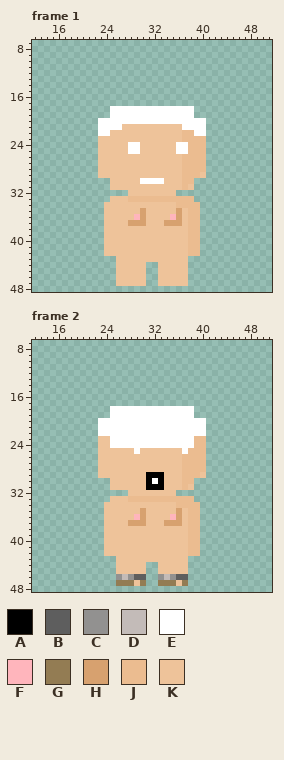
Pixel-art file, stored at GameData/图片素材/character.aseprite. Above is the file before it was changed.
64x64 pixels, 161 frames. Pixels under 10% opacity are left out. Colours within 5 levels of each other are drawn and written as one. Shown: frame 1: x 12..51, y 7..48; frame 2: x 12..51, y 7..48. The commit also changed other frames, which this record leaves out.
Visible layers, top first: "hat_team", "shoes_team", "character_hair", "character_eye", "character_mouth", "character_waman".
Palette (. is transparent): A #000000  B #5e5e5e  C #929190  D #c3bbb8  E #ffffff  F #ffb5bc  G #937c53  H #d7a16f  J #ebbc90  K #eec39a
Pixels before, frame 1, first column x 23:
18 ..EEEEEEEEEEEEEE..
19 ..EEEEEEEEEEEEEE..
20 EEEEEEEEEEEEEEEEEE
21 EEEEKKKKKKKKKKEEEE
22 EEKKKKKKKKKKKKJJEE
23 KKKKKKKKKKKKKKJJJJ
24 KKKKKEEKKKKKKEEJJJ
25 KKKKKEEKKKKKKEEJJJ
26 KKKKKKKKKKKKKKJJJJ
27 KKKKKKKKKKKKKKJJJJ
28 KKKKKKKKKKKKKKJJJJ
29 KKKKKKKKKKKKKKJJJK
30 ..KKKKKEEEEKKKJJ..
31 ..KKKKKKKKKKKKJK..
32 .....KKKKKKKK.....
33 ..KKKJJJJJJJJJJJ..
34 .KKKKKKKKKKKKJJJJ.
35 .KKKKKKHKKKKKHKJJ.
36 .KKKKKFHKKKKFHKJJ.
37 .KKKKHHHKKKHHHKJJ.
38 .KKKKKKKKKKKKKKJJ.
39 .KKKKKKKKKKKKKKJJ.
40 .KKKKKKKKKKKKKKJJ.
41 .KKKKKKKKKKKKKKJJ.
42 .KKKKKKKKKKKKKKJJ.
43 ...KKKKKKKKKKKK...
44 ...KKKKK..KKKKK...
45 ...KKKKK..KKKKK...
46 ...KKKKK..KKKKK...
47 ...KKKKK..KKKKK...
Pixels before, frame 2, first column x 23:
18 ..EEEEEEEEEEEEEE..
19 ..EEEEEEEEEEEEEE..
20 EEEEEEEEEEEEEEEEEE
21 EEEEEEEEEEEEEEEEEE
22 EEEEEEEEEEEEEEEEEE
23 KKEEEEEEEEEEEEEEJJ
24 KKEEEEEEEEEEEEEEJJ
25 KKKKKKEKKKKKKKEJJJ
26 KKKKKKKKKKKKKKJJJJ
27 KKKKKKKKKKKKKKJJJJ
28 KKKKKKKKKKKKKKJJJJ
29 KKKKKKKKAAAKKKJJJK
30 ..KKKKKKAEAKKKJJ..
31 ..KKKKKKAAAKKKJK..
32 .....KKKKKKKK.....
33 ..KKKJJJJJJJJJJJ..
34 .KKKKKKKKKKKKJJJJ.
35 .KKKKKKHKKKKKHKJJ.
36 .KKKKKFHKKKKFHKJJ.
37 .KKKKHHHKKKHHHKJJ.
38 .KKKKKKKKKKKKKKJJ.
39 .KKKKKKKKKKKKKKJJ.
40 .KKKKKKKKKKKKKKJJ.
41 .KKKKKKKKKKKKKKJJ.
42 .KKKKKKKKKKKKKKJJ.
43 ...KKKKKKKKKKKK...
44 ...KKKKK..KKKKK...
45 ...KKKKK..KKKKK...
46 ...CDCBB..CDCBB...
47 ...GGGKG..GGGKG...
After the commit:
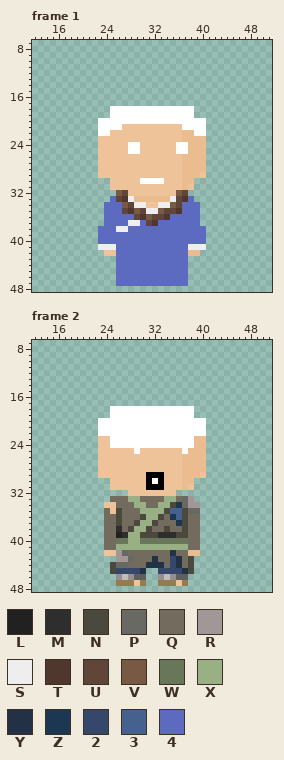
Colours new in this view: L #212121  M #2e2e2e  N #4b493d  P #686963  Q #736b5d  R #a19796  S #eeeeee  T #50372d  U #60453a  V #785944  W #68775a  X #99b084  Y #233146  Z #1c3752  2 #35476b  3 #45628e  4 #5c6bc0
Difference:
layer "clothes_team" now shown
Changed rows in their new state; - is an unchanged pixel.
Frame 1, layer "clothes_team":
first column x 23:
32 ---VU--------VU---
33 --4UTS------SUT4--
34 -444VUSS--SSVU444-
35 -444UTVUSSVUUT444-
36 -44444UTVUUT44444-
37 -4444SS4UT4444444-
38 444SS4444444444444
39 444444444444444444
40 444444444444444444
41 SSS444444444444SSS
42 ---444444444444---
43 ---444444444444---
44 ---444444444444---
45 ---444444444444---
46 ---444444444444---
47 ---444444444444---
Frame 2, layer "clothes_team":
first column x 24:
33 -QQQXXQQQQXXQPR-
34 --QQQXXQQXXNZPRR
35 Q-NQQQXXXXN33NPP
36 QQNQQQNXXNQZ3NQQ
37 QQNQQNXXNQQQZNQQ
38 QQMQNXXNQQNQQNQQ
39 QQLMXXNNNMMMNNQQ
40 QQWWXXWWWWWWWWQQ
41 QQXXXXXXXXXXXXQQ
42 --RPQQQQQQQYQQ--
43 --RRPQQQYQQ2YQN-
44 -NPPQQQYYYQ2YQN-
45 -N2222Y--2222YN-
